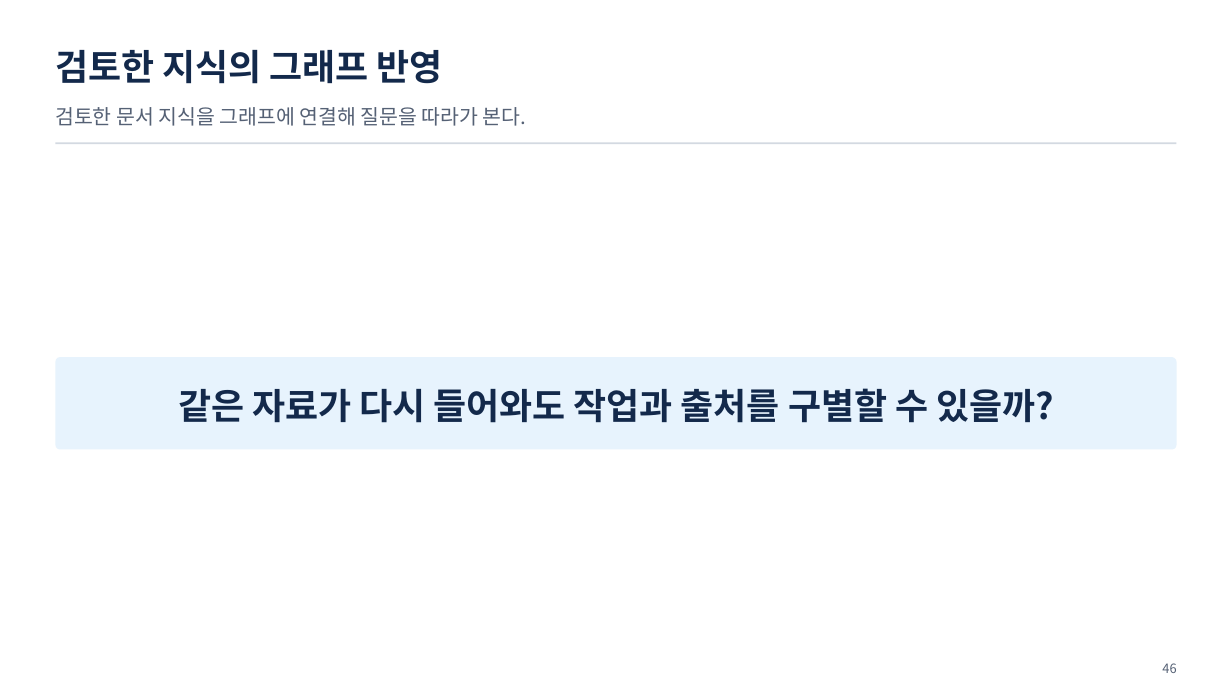
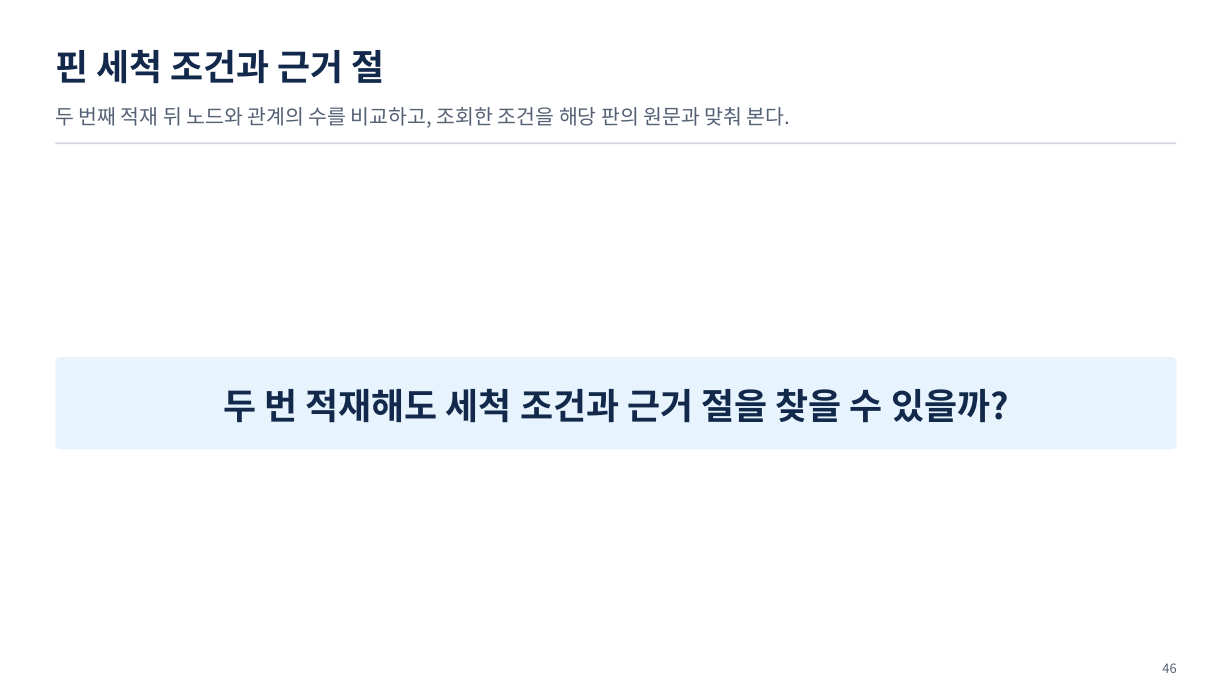
Before and after one commit to uengine-oss/hyd-iot-edu, a slide deck: slide 46 of workspace/강의제작/산출물/통합반/이론/04회차/통합반_04일차.pptx. Drawn at 1232x693 pixels with LibreOffice and Linux fonts; fonts in the diff are those of the drawing. Boxes give left, top, right and bottom in pixels: in the first picture for what was removed or moved away, otherwise in the second. Text is boxed around its words. In the diff, an @@ line names an element or a change of style, - is before the commit and + after.

Commit message:
통합반 4회차 1편 도입과 반복 적재 단원을 고치고 42구획 사전검증을 기록한다

```diff
--- a/workspace/강의제작/산출물/통합반/이론/04회차/통합반_04일차.pptx
+++ b/workspace/강의제작/산출물/통합반/이론/04회차/통합반_04일차.pptx
@@ text at [55, 49, 385, 84]: text changed @@
-검토한 지식의 그래프 반영
+핀 세척 조건과 근거 절
@@ text at [55, 107, 791, 128]: text changed @@
-검토한 문서 지식을 그래프에 연결해 질문을 따라가 본다.
+두 번째 적재 뒤 노드와 관계의 수를 비교하고, 조회한 조건을 해당 판의 원문과 맞춰 본다.
@@ text at [223, 389, 1008, 423]: text changed @@
-같은 자료가 다시 들어와도 작업과 출처를 구별할 수 있을까?
+두 번 적재해도 세척 조건과 근거 절을 찾을 수 있을까?
```
Also in this commit, not shown: 2 other slides changed, 19 other files.
